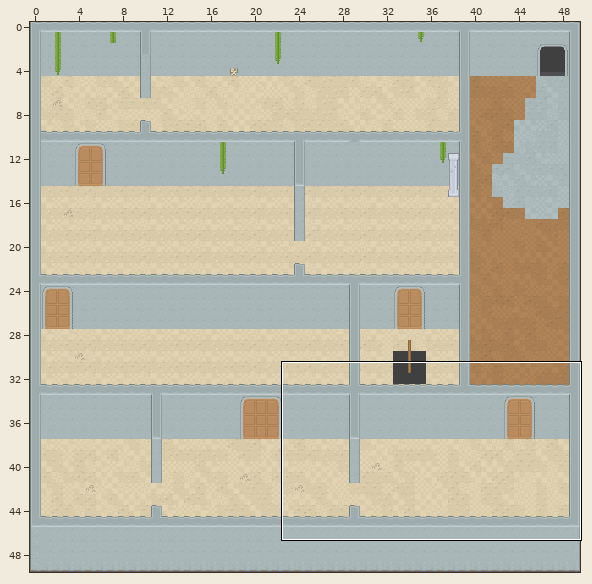
Level history. Tiled map: assets/floorTwoClosed.tmx. Above: a wide view before the commit, with the close-up outlined.
Close-up. The starting point:
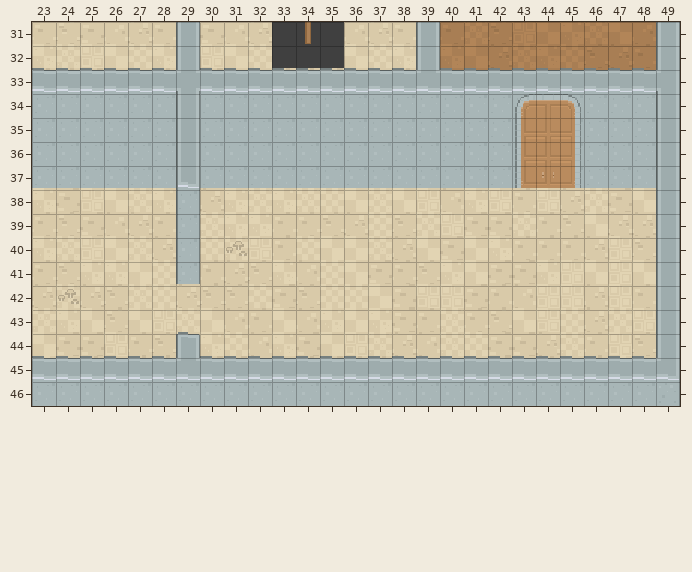
Cells are 16x16 px. Shown: x 23..49, y 31..46. The commit also changed other parts of the map, which this record leaves out.
New version:
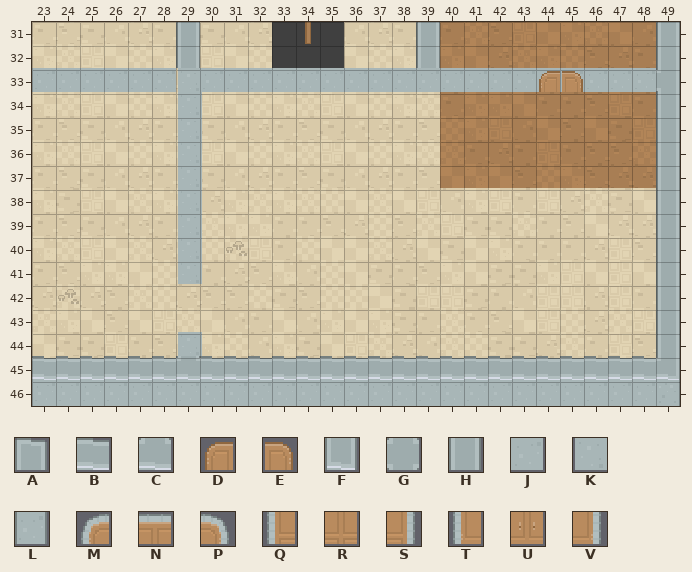
Key: from "tilemap_packed": A 8, B 10, C 15, D 21, E 21 flipped left-right, F 36, G 38, H 39, J 65, K 65 turned 90, L 67, M 385, N 386, P 387, Q 413, R 414, S 415, T 441, U 442, V 443.
_ is an empty cell.
From old to new:
Layer "Wall":
y 33: x 23..48 BBBBBBGBBBBBBBBBCBBBBBBBBB -> JJJJJJKJJJJJJJJJJJJJJJJJJJ
y 34..36: x 23..48 JJJJJJHJJJJJJJJJJJJJJJJJJJ -> ______K___________________
y 37: x 23..48 JJJJJJFJJJJJJJJJJJJJJJJJJJ -> ______K___________________
y 38..41: x 29 L -> K
y 44: x 29 A -> K
Layer "Decorations":
y 33: x 44..45 __ -> DE
y 34: x 43..45 MNP -> ___
y 35..36: x 43..45 QRS -> ___
y 37: x 43..45 TUV -> ___
